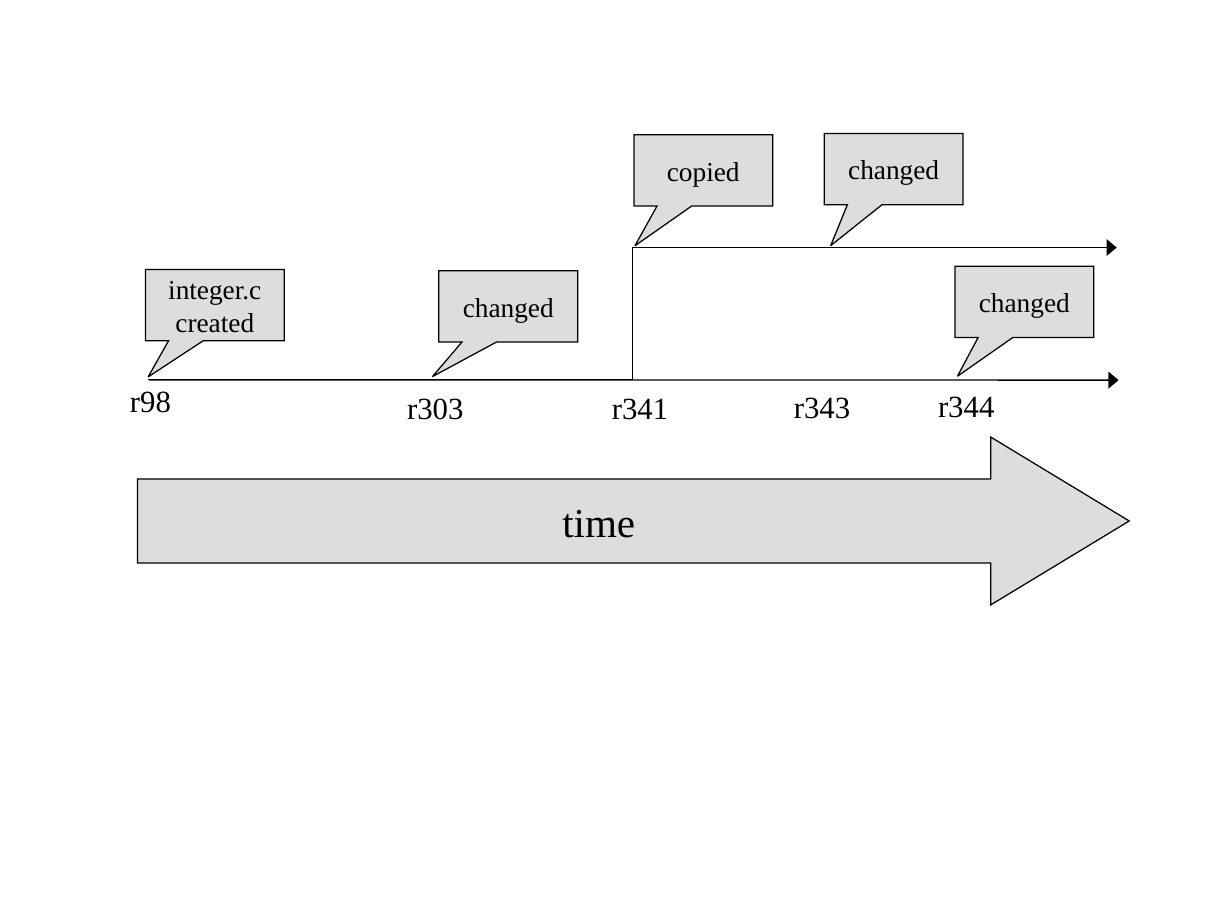
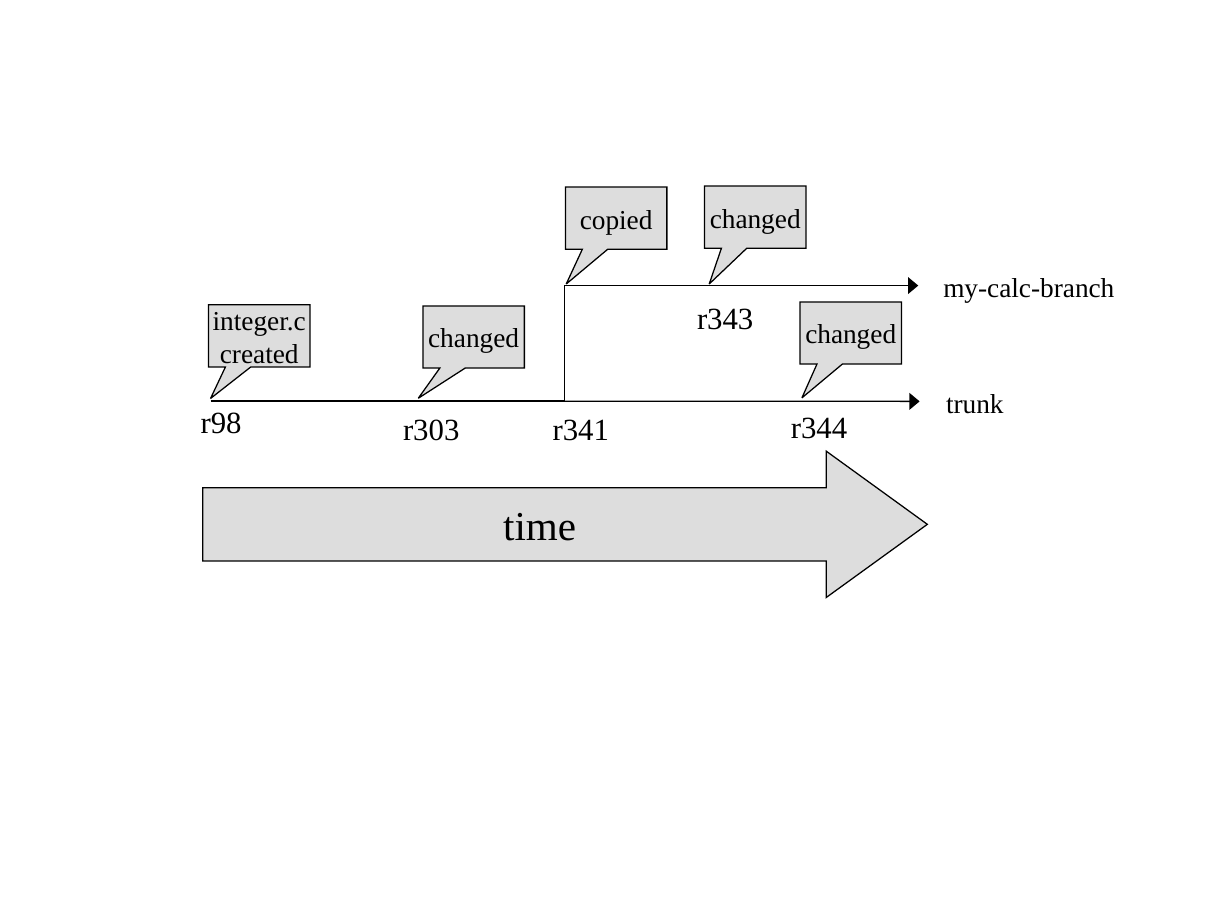
Before and after one commit to Aleksej97/source, a slide deck: slide 4 of src/book/book/images/branches.ppt. Drawn at 1232x924 pixels with LibreOffice and Linux fonts; fonts in the diff are those of the drawing. Boxes give left, top, right and bottom in pixels: in the first picture for what was removed or moved away, otherwise in the second. Text is boxed around its words. In the diff, an @@ line names an element or a change of style, - is before the commit and + after.

```diff
--- a/src/book/book/images/branches.ppt
+++ b/src/book/book/images/branches.ppt
@@ speech box "copied": place and size @@
-speech box "copied" at (634,134,774,206)
+speech box "copied" at (565,187,667,249)
@@ speech box "changed": place and size @@
-speech box "changed" at (824,133,963,205)
+speech box "changed" at (705,186,806,248)
@@ elbow arrow moved from (148, 379) - (1116, 248) to (211, 400) - (918, 286) @@
@@ text "r343": place and size @@
-text "r343" at (794,397,850,419)
+text "r343" at (697,308,753,330)
@@ text added at (943,278,1114,302), 16 pt, text #000000 @@
+my-calc-branch
@@ speech box "integer.c": place and size @@
-speech box "integer.c" at (145,270,285,341)
+speech box "integer.c" at (208,304,309,366)
@@ speech box "changed": place and size @@
-speech box "changed" at (439,271,578,342)
+speech box "changed" at (423,306,524,367)
@@ speech box "changed": place and size @@
-speech box "changed" at (955,266,1094,338)
+speech box "changed" at (800,302,901,363)
@@ text "r98": place and size @@
-text "r98" at (130,391,171,413)
+text "r98" at (201,412,242,434)
@@ arrow moved from (149, 381) - (1119, 381) to (211, 402) - (919, 402) @@
@@ text "r303": place and size @@
-text "r303" at (407,398,463,420)
+text "r303" at (403,419,459,441)
@@ text "r341": place and size @@
-text "r341" at (612,398,668,420)
+text "r341" at (553,419,609,441)
@@ text "r344": place and size @@
-text "r344" at (938,396,994,418)
+text "r344" at (791,417,847,439)
@@ text added at (946,394,1004,414), 16 pt, text #000000 @@
+trunk
@@ right arrow "time": place and size @@
-right arrow "time" at (138,437,1130,605)
+right arrow "time" at (203,451,928,598)
@@ right arrow "time" at (203,451,928,598): proportions changed @@
```
Also in this commit, not shown: 2 other slides changed, 3 other files.
